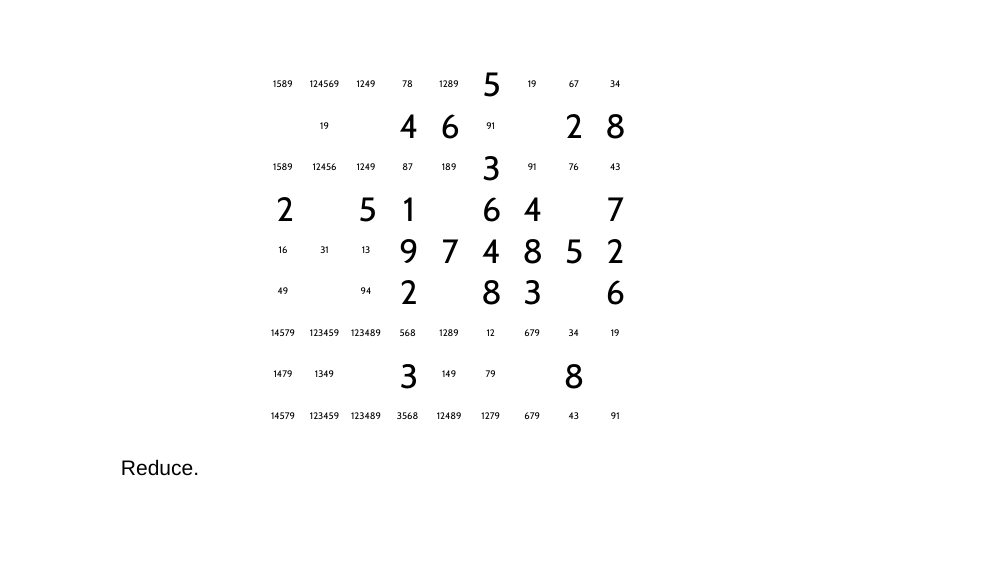
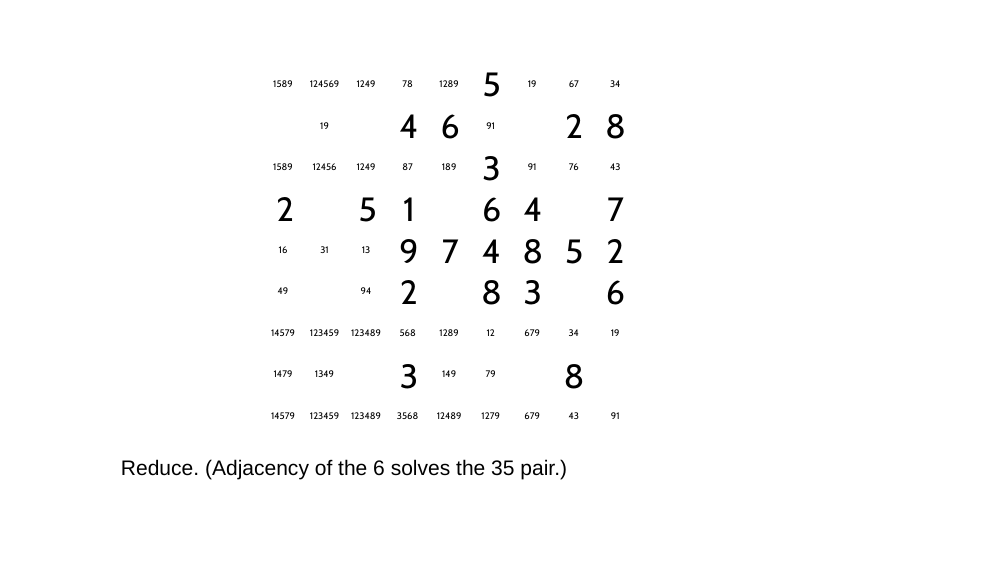
Before and after one commit to jhardis/WSJ_Number_Puzzles, a slide deck: slide 50 of 20260411_2.pptx. Drawn at 1008x567 pixels with LibreOffice and Linux fonts; fonts in the diff are those of the drawing; background and template pictures are left out. Boxes give left, top, right and bottom in pixels: in the first picture for what was removed or moved away, otherwise in the second. Text is boxed around its words. In the diff, an @@ line names an element or a change of style, - is before the commit and + after.

```diff
--- a/20260411_2.pptx
+++ b/20260411_2.pptx
@@ text at box(121, 459, 567, 480): text changed @@
-Reduce.
+Reduce. (Adjacency of the 6 solves the 35 pair.)
```
Also in this commit, not shown: 1 other slide changed.
